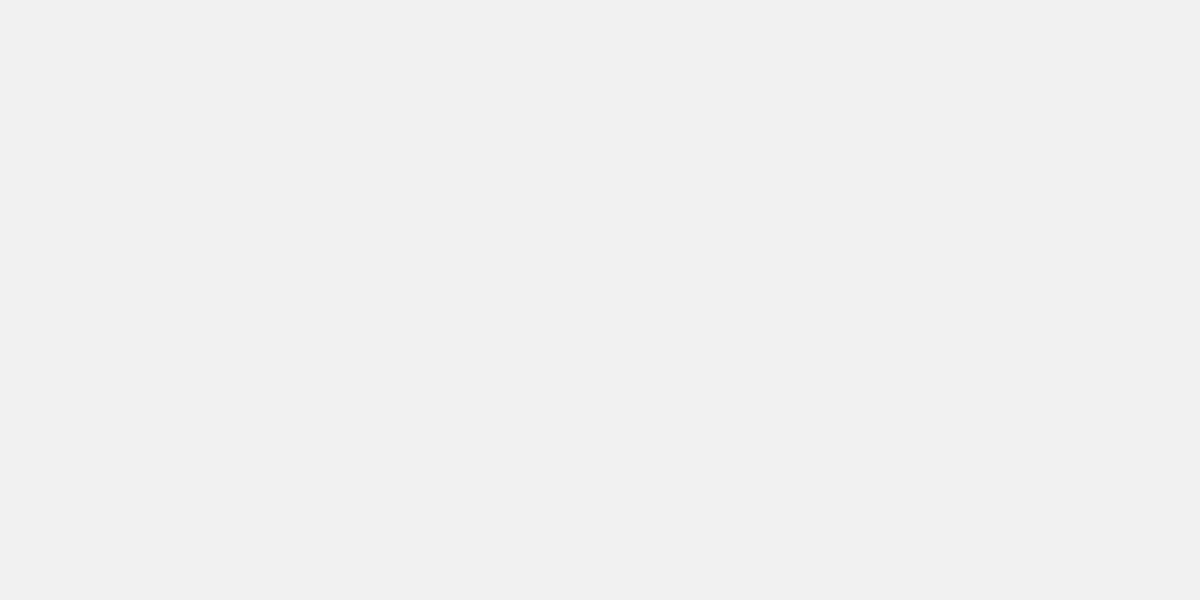
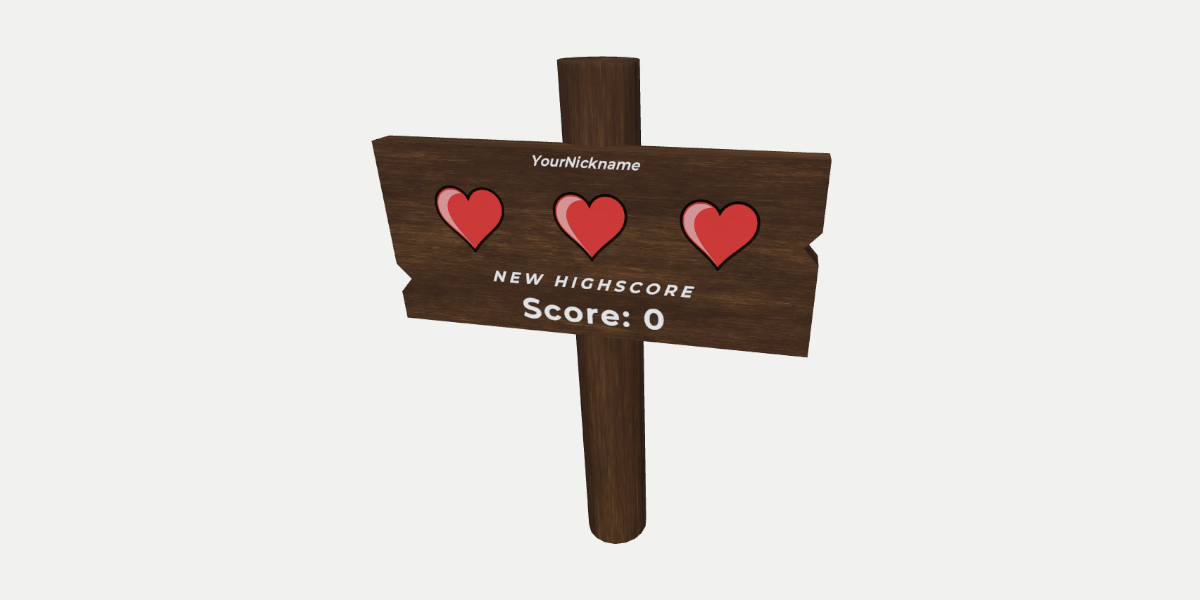
Revision of a layered 1200px x 600px image; what changed, layer by layer:
added layer "Pasted Layer #1" above "Cannon" over bbox(371, 56, 832, 544)
